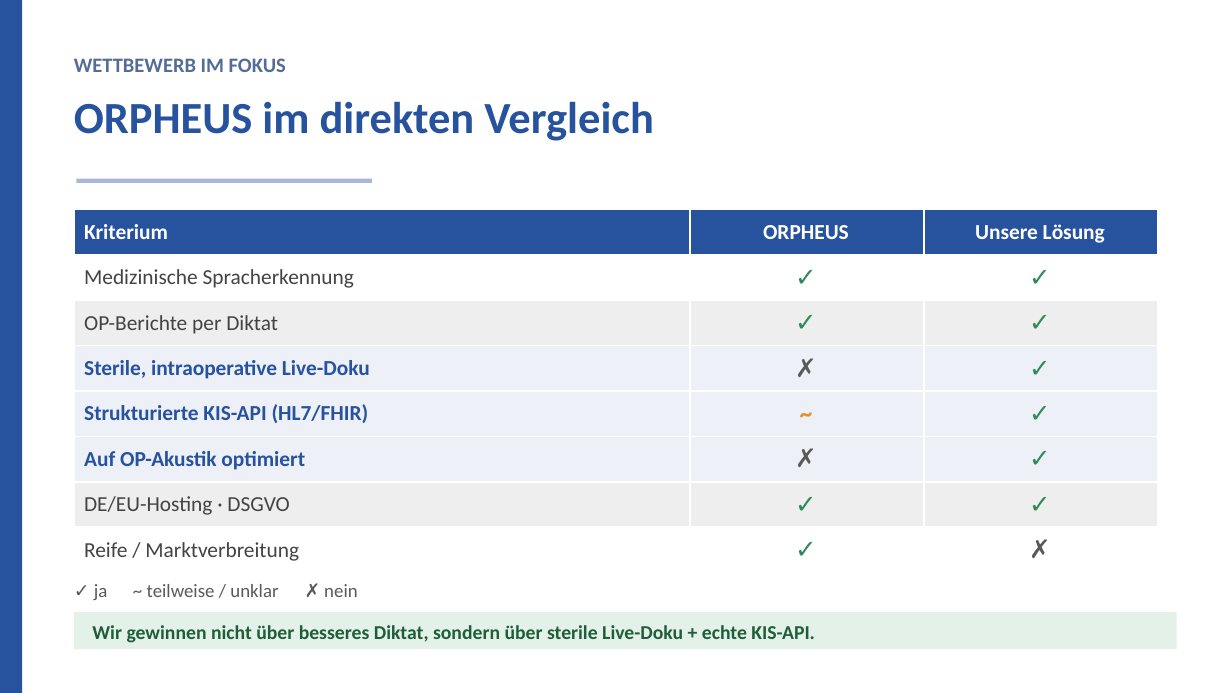
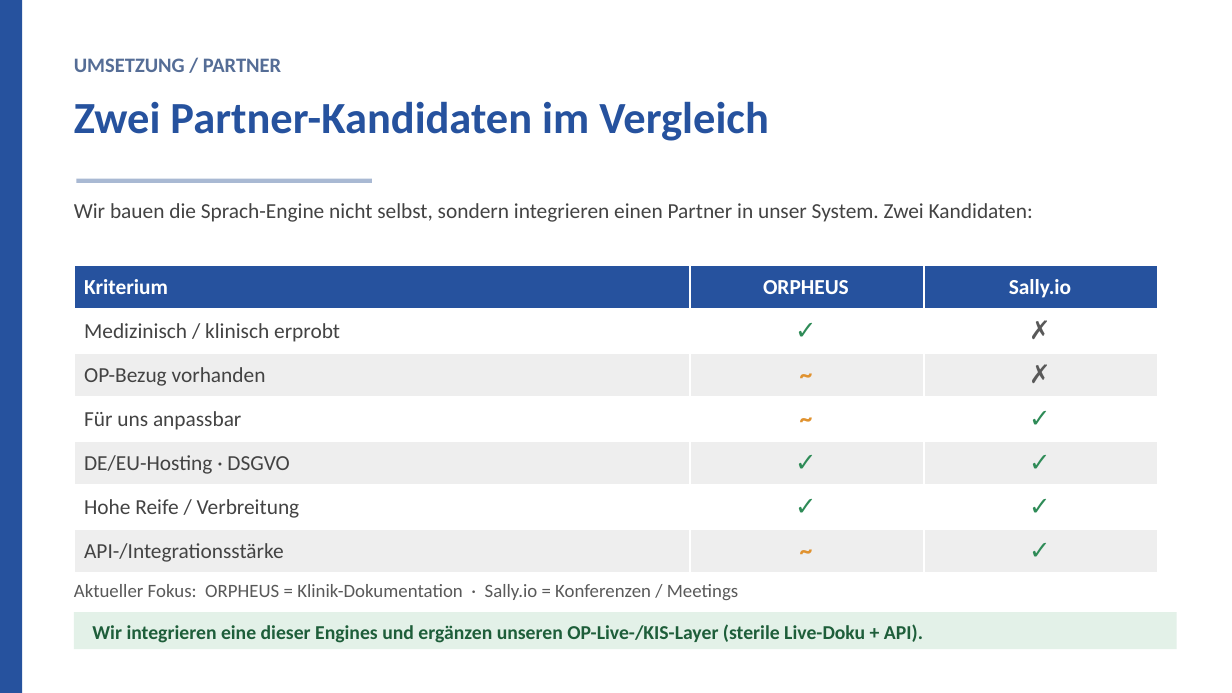
Before and after one commit to Sebastianue/hallo-github, a slide deck: slide 5 of audio-ki-op/praesentation/Audio-KI-OP-Praesentation.pptx. Drawn at 1232x693 pixels with LibreOffice and Linux fonts; fonts in the diff are those of the drawing; background and template pictures are left out. Boxes give left, top, right and bottom in pixels: in the first picture for what was removed or moved away, otherwise in the second. Text is boxed around its words. In the diff, an @@ line names an element or a change of style, - is before the commit and + after.

```diff
--- a/audio-ki-op/praesentation/Audio-KI-OP-Praesentation.pptx
+++ b/audio-ki-op/praesentation/Audio-KI-OP-Praesentation.pptx
@@ text at bbox=[74, 58, 281, 72]: text changed @@
-WETTBEWERB IM FOKUS
+UMSETZUNG / PARTNER
@@ text at bbox=[74, 101, 769, 141]: text changed @@
-ORPHEUS im direkten Vergleich
+Zwei Partner-Kandidaten im Vergleich
@@ text added at bbox=[74, 203, 1033, 222], 12.5 pt, text #434343 @@
+Wir bauen die Sprach-Engine nicht selbst, sondern integrieren einen Partner in unser System. Zwei Kandidaten:
@@ table at bbox=[74, 265, 1158, 573] @@
-row 1: Kriterium | ORPHEUS | Unsere Lösung
-row 2: Medizinische Spracherkennung | ✓ | ✓
-row 3: OP-Berichte per Diktat | ✓ | ✓
-row 4: Sterile, intraoperative Live-Doku | ✗ | ✓
-row 5: Strukturierte KIS-API (HL7/FHIR) | ~ | ✓
-row 6: Auf OP-Akustik optimiert | ✗ | ✓
+row 1: Kriterium | ORPHEUS | Sally.io
+row 2: Medizinisch / klinisch erprobt | ✓ | ✗
+row 3: OP-Bezug vorhanden | ~ | ✗
+row 4: Für uns anpassbar | ~ | ✓
-row 8: Reife / Marktverbreitung | ✓ | ✗
+row 6: Hohe Reife / Verbreitung | ✓ | ✓
+row 7: API-/Integrationsstärke | ~ | ✓
@@ table: place and size @@
-table at bbox=[74, 209, 1158, 573]
+table at bbox=[74, 265, 1158, 573]
@@ text at bbox=[74, 584, 738, 600]: text changed @@
-✓ ja ~ teilweise / unklar ✗ nein
+Aktueller Fokus: ORPHEUS = Klinik-Dokumentation · Sally.io = Konferenzen / Meetings
@@ text at bbox=[92, 624, 923, 643]: text changed @@
-Wir gewinnen nicht über besseres Diktat, sondern über sterile Live-Doku + echte KIS-API.
+Wir integrieren eine dieser Engines und ergänzen unseren OP-Live-/KIS-Layer (sterile Live-Doku + API).
```
Also in this commit, not shown: 1 slide added, 1 slide removed, 7 other files.
